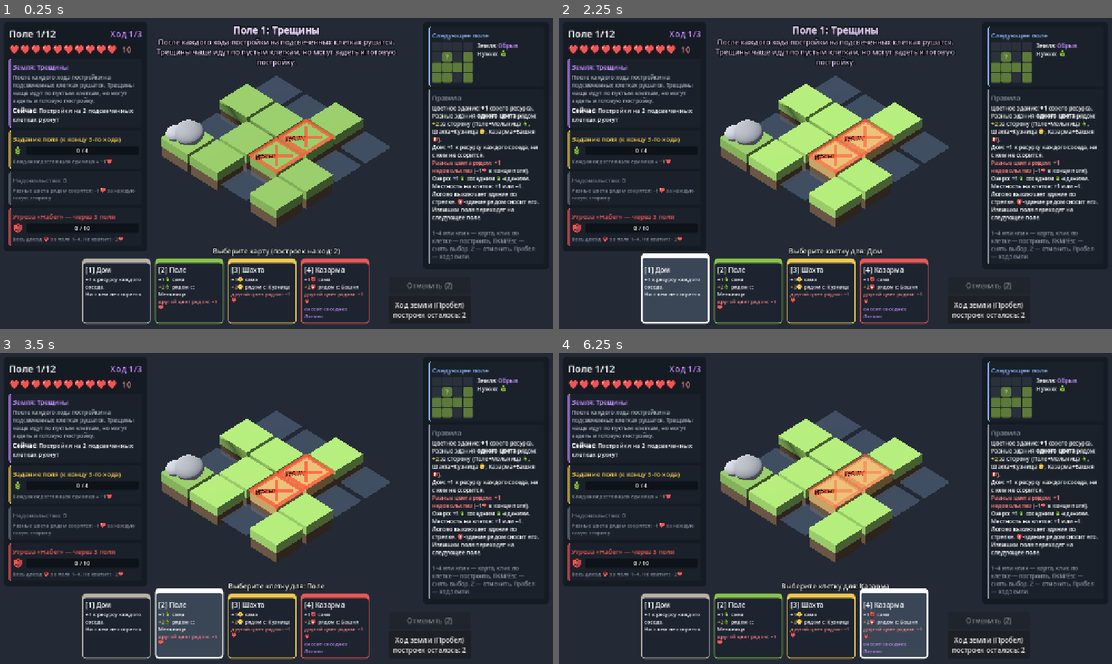
Above: before the commit, frames 1-4 (two rows, left to right).
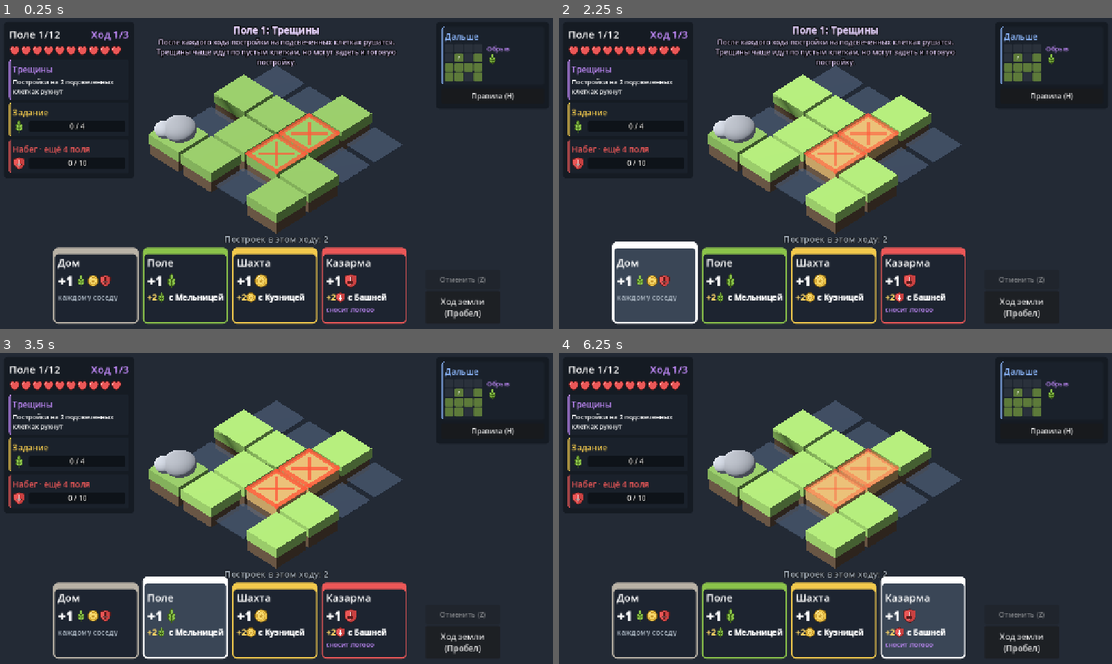
Above: after the commit, the same moments.

Repository: Klenart064/TinyBuilder
Game: Godot game, scene res://scenes/land.tscn
Same seed, same stepped clock (60 frames per second), same inputs: the game is played once before the commit and once after it.
Inputs (mouse positions are in pixels of both pictures, inside the frame that each line leads up to):
- Up to frame 1 (0.25 s): no input
- Up to frame 2 (2.25 s): click (1051, 95) at 0.5 s, where only the run after the commit has a clickable "Правила (H)"; click (1051, 95) at 1.25 s, where only the run after the commit has a clickable "Скрыть правила (H)"; click (675, 291) at 2.02 s
- Up to frame 3 (3.5 s): click (188, 626) at 2.77 s
- Up to frame 4 (6.25 s): click (653, 620) at 3.52 s; click (818, 626) at 4.27 s; click (747, 620) at 5.02 s; click (896, 626) at 5.77 s

The runs differ from the first frame. In frame 1, 21% of the frame differs, in the area x 1-98%, y 2-99%; in frame 2, 22%; in frame 3, 21%; in frame 4, 23%.

Commit message:
Проще интерфейс живой земли: крупные карты с иконками, меньше надписей
Карты больше, доход показан иконками («+1 [иконка]», «+2 [иконка] с Башней»).
Левая панель: только жизни, земля, задание и угроза полосками; описания — в подсказках.
Правила спрятаны за кнопку (H). На поле убраны текстовые подписи намерений.

Co-Authored-By: Claude Opus 5.5 <noreply@anthropic.com>
Claude-Session: https://claude.ai/code/session_01GWFi4cmEzcqoLhgq4Ji4Ad

Diff:
--- a/data/land/cards.json
+++ b/data/land/cards.json
@@ -6,13 +6,13 @@
     "force": { "name": "Сила",   "short": "силы",   "color": "#eb5757", "icon": "res://assets/icons/force.svg" }
   },
   "objects": {
-    "field":    { "name": "Поле",     "kind": "building", "color": "food",  "shape": "flat",  "tint": "#e3cf57", "height": 0.08 },
-    "mill":     { "name": "Мельница", "kind": "building", "color": "food",  "shape": "mill",  "tint": "#c8b8a0", "height": 0.9 },
-    "mine":     { "name": "Шахта",    "kind": "building", "color": "gold",  "shape": "mine",  "tint": "#6b5640", "height": 0.35 },
-    "smithy":   { "name": "Кузница",  "kind": "building", "color": "gold",  "shape": "box",   "tint": "#4a4a55", "height": 0.55 },
-    "barracks": { "name": "Казарма",  "kind": "building", "color": "force", "shape": "box",   "tint": "#a33b3b", "height": 0.5 },
-    "tower":    { "name": "Башня",    "kind": "building", "color": "force", "shape": "tower", "tint": "#8c8c9c", "height": 1.1 },
-    "house":    { "name": "Дом",      "kind": "building", "color": "grey",  "shape": "house", "tint": "#d9a066", "height": 0.45 },
+    "field":    { "name": "Поле", "with": "с Полем",     "kind": "building", "color": "food",  "shape": "flat",  "tint": "#e3cf57", "height": 0.08 },
+    "mill":     { "name": "Мельница", "with": "с Мельницей", "kind": "building", "color": "food",  "shape": "mill",  "tint": "#c8b8a0", "height": 0.9 },
+    "mine":     { "name": "Шахта", "with": "с Шахтой",    "kind": "building", "color": "gold",  "shape": "mine",  "tint": "#6b5640", "height": 0.35 },
+    "smithy":   { "name": "Кузница", "with": "с Кузницей",  "kind": "building", "color": "gold",  "shape": "box",   "tint": "#4a4a55", "height": 0.55 },
+    "barracks": { "name": "Казарма", "with": "с Казармой",  "kind": "building", "color": "force", "shape": "box",   "tint": "#a33b3b", "height": 0.5 },
+    "tower":    { "name": "Башня", "with": "с Башней",    "kind": "building", "color": "force", "shape": "tower", "tint": "#8c8c9c", "height": 1.1 },
+    "house":    { "name": "Дом", "with": "с Домом",      "kind": "building", "color": "grey",  "shape": "house", "tint": "#d9a066", "height": 0.45 },
 
     "rock":     { "name": "Камень",   "kind": "obstacle", "shape": "rock",  "tint": "#6f6f6f", "height": 0.5 },
     "lake":     { "name": "Озеро",    "kind": "obstacle", "shape": "lake",  "tint": "#3f86c7", "height": 0.05, "bonus_to_neighbors": { "food": 1 } },
--- a/scripts/view/land_main.gd
+++ b/scripts/view/land_main.gd
@@ -26,6 +26,7 @@
 var selected := -1
 var hover := -1
 var busy := false
+var show_rules := false
 
 # 3D
 var camera: Camera3D
@@ -102,7 +103,7 @@
 
 	camera = Camera3D.new()
 	camera.projection = Camera3D.PROJECTION_ORTHOGONAL
-	camera.size = 8.6
+	camera.size = 7.8
 	add_child(camera)
 	camera.position = Vector3(7, 8, 7) + Vector3(0.3, 0, 0.3)
 	camera.look_at(Vector3(0.3, 0, 0.3), Vector3.UP)
@@ -359,15 +360,13 @@
 
 func _terrain_label(i: int) -> void:
 	var t: Dictionary = data.terrain[run.field.terrain[i]]
-	var txt := ("+1" if int(t["bonus"]) > 0 else "−1")
-	if t["color"] != "any":
-		txt += " " + data.resources[t["color"]]["short"]
-	var lbl := _text_badge(txt, 22, Color("#f4f4f4") if int(t["bonus"]) > 0 else Color("#ffb0a0"))
-	lbl.render_priority = 3
-	lbl.outline_render_priority = 2
-	lbl.position = cell_pos(i) + Vector3(-0.25, 0.05, 0.3)
-	board_root.add_child(lbl)
-
+	var node: Node3D
+	if t["color"] == "any":
+		node = _text_badge("−1", 26, Color("#ffb0a0"))
+	else:
+		node = _make_badge({t["color"]: int(t["bonus"])}, 26, Color.WHITE, 3)
+	node.position = cell_pos(i) + Vector3(-0.28, 0.12, 0.28)
+	board_root.add_child(node)
 
 func _dim(node: Node3D) -> void:
 	if node == null:
@@ -457,11 +456,9 @@
 					_frame(j, Color("#ff9f43"), intent_root, false, 0.05)
 
 
-func _intent_label(i: int, text: String, color: Color) -> void:
-	var lbl := _text_badge(text, 26, color)
-	lbl.position = cell_pos(i) + Vector3(0, 0.25, 0.42)
-	intent_root.add_child(lbl)
-
+## Подписи намерений на поле убраны (видно по подсветке), имя оставлено для простоты.
+func _intent_label(_i: int, _text: String, _color: Color) -> void:
+	pass
 
 func _cross(i: int, color: Color) -> void:
 	var m := _glow_mat(color, 0.7)
@@ -769,13 +766,13 @@
 	root.mouse_filter = Control.MOUSE_FILTER_IGNORE
 	layer.add_child(root)
 
-	var left := _panel(root, 330)
+	var left := _panel(root, 300)
 	left.position = Vector2(12, 12)
 	info_box = VBoxContainer.new()
 	info_box.add_theme_constant_override("separation", 8)
 	left.add_child(info_box)
 
-	var right := _panel(root, 290)
+	var right := _panel(root, 260)
 	right.grow_horizontal = Control.GROW_DIRECTION_BEGIN
 	right.set_anchors_and_offsets_preset(Control.PRESET_TOP_RIGHT, Control.PRESET_MODE_MINSIZE, 12)
 	side_box = VBoxContainer.new()
@@ -797,6 +794,8 @@
 	hint_text.fit_content = true
 	hint_text.scroll_active = false
 	hint_text.mouse_filter = Control.MOUSE_FILTER_IGNORE
+	hint_text.add_theme_font_size_override("normal_font_size", 20)
+	hint_text.add_theme_font_size_override("bold_font_size", 20)
 	hint_text.add_theme_constant_override("outline_size", 6)
 	hint_text.add_theme_color_override("font_outline_color", Color.BLACK)
 	bottom.add_child(hint_text)
@@ -823,12 +822,14 @@
 	row.add_child(buttons)
 	undo_btn = Button.new()
 	undo_btn.text = "Отменить (Z)"
-	undo_btn.custom_minimum_size = Vector2(190, 40)
+	undo_btn.custom_minimum_size = Vector2(170, 44)
+	undo_btn.add_theme_font_size_override("font_size", 16)
 	undo_btn.focus_mode = Control.FOCUS_NONE
 	undo_btn.pressed.connect(_on_undo)
 	buttons.add_child(undo_btn)
 	end_btn = Button.new()
-	end_btn.custom_minimum_size = Vector2(190, 64)
+	end_btn.custom_minimum_size = Vector2(170, 76)
+	end_btn.add_theme_font_size_override("font_size", 19)
 	end_btn.focus_mode = Control.FOCUS_NONE
 	end_btn.pressed.connect(_on_end_turn)
 	buttons.add_child(end_btn)
@@ -919,7 +920,7 @@
 	return tr
 
 
-func _section(parent: VBoxContainer, title: String, color: Color) -> VBoxContainer:
+func _section(parent: VBoxContainer, title: String, color: Color, title_size: int = 15) -> VBoxContainer:
 	var p := PanelContainer.new()
 	var sb := StyleBoxFlat.new()
 	sb.bg_color = Color("#1a212b")
@@ -930,7 +931,7 @@
 	p.add_theme_stylebox_override("panel", sb)
 	var v := VBoxContainer.new()
 	v.add_theme_constant_override("separation", 4)
-	var l := _label(title, 15, color)
+	var l := _label(title, title_size, color)
 	l.autowrap_mode = TextServer.AUTOWRAP_WORD_SMART
 	v.add_child(l)
 	p.add_child(v)
@@ -941,12 +942,12 @@
 func _progress_row(res: String, have: int, need: int, extra: String = "") -> HBoxContainer:
 	var row := HBoxContainer.new()
 	row.add_theme_constant_override("separation", 8)
-	row.add_child(_icon_rect(_icon(res), 24))
+	row.add_child(_icon_rect(_icon(res), 30))
 	var bar := ProgressBar.new()
 	bar.show_percentage = false
 	bar.max_value = maxi(need, 1)
 	bar.value = mini(have, need)
-	bar.custom_minimum_size = Vector2(0, 22)
+	bar.custom_minimum_size = Vector2(0, 26)
 	bar.size_flags_horizontal = Control.SIZE_EXPAND_FILL
 	bar.size_flags_vertical = Control.SIZE_SHRINK_CENTER
 	var bg := StyleBoxFlat.new()
@@ -957,7 +958,7 @@
 	fill.set_corner_radius_all(4)
 	bar.add_theme_stylebox_override("background", bg)
 	bar.add_theme_stylebox_override("fill", fill)
-	var txt := _label("%d / %d%s%s" % [have, need, extra, "  ✔" if have >= need else ""], 13, Color.WHITE)
+	var txt := _label("%d / %d%s%s" % [have, need, extra, "  ✔" if have >= need else ""], 16, Color.WHITE)
 	txt.set_anchors_and_offsets_preset(Control.PRESET_FULL_RECT)
 	txt.horizontal_alignment = HORIZONTAL_ALIGNMENT_CENTER
 	txt.vertical_alignment = VERTICAL_ALIGNMENT_CENTER
@@ -1037,7 +1038,7 @@
 	_refresh_hint()
 	undo_btn.disabled = not run.can_undo() or busy
 	var last: bool = run.turn >= int(data.run["turns_per_field"])
-	end_btn.text = "%s (Пробел)\nпостроек осталось: %d" % ["Ход земли и итог" if last else "Ход земли", run.plays_left]
+	end_btn.text = "%s\n(Пробел)" % ("Ход земли и итог" if last else "Ход земли")
 	end_btn.disabled = busy or run.game_over
 
 
@@ -1046,34 +1047,35 @@
 	var sc: Dictionary = run.score()
 
 	var head := HBoxContainer.new()
-	head.add_child(_label("Поле %d/%d" % [run.field_index, int(data.run["fields_to_win"])], 22, Color.WHITE))
+	head.add_child(_label("Поле %d/%d" % [run.field_index, int(data.run["fields_to_win"])], 24, Color.WHITE))
 	var sp := Control.new()
 	sp.size_flags_horizontal = Control.SIZE_EXPAND_FILL
 	head.add_child(sp)
-	head.add_child(_label("Ход %d/%d" % [run.turn, int(data.run["turns_per_field"])], 20, Color("#c58cff")))
+	head.add_child(_label("Ход %d/%d" % [run.turn, int(data.run["turns_per_field"])], 24, LAND_COLOR))
 	info_box.add_child(head)
 
+	# Жизни: полупрозрачные сердца — столько снимет текущее недовольство
 	var hearts := HBoxContainer.new()
-	hearts.add_theme_constant_override("separation", 1)
+	hearts.add_theme_constant_override("separation", 0)
 	var heart: Texture2D = _icon_tex("res://assets/icons/heart.svg")
-	var max_l := int(data.run["lives"])
 	var danger := int(sc["discontent"])
-	for k in max_l:
-		var tr := _icon_rect(heart, 24)
+	for k in int(data.run["lives"]):
+		var tr := _icon_rect(heart, 26)
 		if k >= run.lives:
-			tr.modulate = Color(0.3, 0.3, 0.3, 0.6)
+			tr.modulate = Color(0.3, 0.3, 0.3, 0.5)
 		elif k >= run.lives - danger:
-			tr.modulate = Color(1, 1, 1, 0.45)
+			tr.modulate = Color(1, 1, 1, 0.35)
 		hearts.add_child(tr)
-	hearts.add_child(_label("  %d" % run.lives, 18, Color("#ff9a9a")))
 	info_box.add_child(hearts)
-
-	# Земля
+	if danger > 0:
+		info_box.add_child(_rich_line("[color=#ff8080]Разные цвета рядом: −%d%s в конце поля[/color]" % [danger, _heart_img(16)], 15))
+
+	# Земля: название и что она сделает сейчас (полное описание — в подсказке)
 	var ev: Dictionary = run.event_info()
-	var lb := _section(info_box, "Земля: %s" % ev.get("name", ""), LAND_COLOR)
-	lb.add_child(_rich_line("[color=#a9b4c0]%s[/color]" % ev.get("desc", ""), 13))
-	var last: bool = run.turn >= int(data.run["turns_per_field"])
-	lb.add_child(_rich_line("[b]Сейчас:[/b] %s%s" % [LandEvents.describe(run.intent), " — [color=#ff9f43]это последний ход, затем итог поля[/color]" if last else ""], 14))
+	var lb := _section(info_box, ev.get("name", ""), LAND_COLOR, 19)
+	lb.get_parent().tooltip_text = ev.get("desc", "")
+	lb.get_parent().mouse_filter = Control.MOUSE_FILTER_PASS
+	lb.add_child(_rich_line(LandEvents.describe(run.intent), 15))
 
 	# Задание поля
 	var prog: Dictionary = run.task_progress(sc)
@@ -1081,32 +1083,24 @@
 	for r in prog:
 		if prog[r]["have"] < prog[r]["need"]:
 			all_ok = false
-	var tb := _section(info_box, "Задание поля (к концу 3-го хода)", Color("#6fcf97") if all_ok else Color("#f2c94c"))
+	var tb := _section(info_box, "Задание", Color("#6fcf97") if all_ok else Color("#f2c94c"), 19)
 	for r in prog:
-		var p: Dictionary = prog[r]
-		tb.add_child(_progress_row(r, p["have"], p["need"], ("  (%d из запаса)" % p["carry"]) if p["carry"] > 0 else ""))
-	tb.add_child(_rich_line("[color=#8a96a3]Каждая недостающая единица = −1%s[/color]" % _heart_img(14), 12))
-
-	# Недовольство
-	var dc := int(sc["discontent"])
-	var db := _section(info_box, "Недовольство: %d" % dc, Color("#eb5757") if dc > 0 else Color("#6b7683"))
-	db.add_child(_rich_line("[color=#8a96a3]%s[/color]" % ("Разные цвета стоят рядом. В конце поля: −%d%s" % [dc, _heart_img(14)] if dc > 0 else "Разные цвета рядом ссорятся: −1%s за каждую такую сторону" % _heart_img(14)), 12))
+		tb.add_child(_progress_row(r, prog[r]["have"], prog[r]["need"]))
 
 	# Глобальная угроза
 	var g: Dictionary = run.global_threat()
-	var end_f: int = run.global_end_field()
-	var left: int = end_f - run.field_index
-	var when := "в конце этого поля!" if left == 0 else "через %d %s" % [left, _plural(left, "поле", "поля", "полей")]
-	var gb := _section(info_box, "Угроза «%s» — %s" % [g["name"], when], Color("#eb5757"))
+	var left: int = run.global_end_field() - run.field_index
+	var when := "это поле!" if left == 0 else "ещё %d %s" % [left + 1, _plural(left + 1, "поле", "поля", "полей")]
+	var gb := _section(info_box, "%s · %s" % [g["name"], when], Color("#eb5757"), 19)
+	gb.get_parent().tooltip_text = "Весь доход этого ресурса за поля %d–%d. Не хватит — минус %d жизни." % [run.global_start, run.global_end_field(), int(g.get("penalty", 3))]
+	gb.get_parent().mouse_filter = Control.MOUSE_FILTER_PASS
 	var cur := int(run.global_progress) + int(sc["total"].get(g["resource"], 0))
 	gb.add_child(_progress_row(g["resource"], cur, int(g["need"])))
-	gb.add_child(_rich_line("[color=#8a96a3]Весь доход %s за поля %d–%d. Не хватит: −%d%s[/color]" % [_img(g["resource"], 14), run.global_start, end_f, int(g.get("penalty", 3)), _heart_img(14)], 12))
-
 
 func _refresh_side() -> void:
 	_clear(side_box)
 	var nf: Dictionary = run.next_field
-	var sb := _section(side_box, "Следующее поле", Color("#8ab4f8"))
+	var sb := _section(side_box, "Дальше", Color("#8ab4f8"), 19)
 	var row := HBoxContainer.new()
 	row.add_theme_constant_override("separation", 10)
 	sb.add_child(row)
@@ -1118,38 +1112,52 @@
 	var f = nf["field"]
 	for i in LandField.N:
 		var cell := PanelContainer.new()
-		cell.custom_minimum_size = Vector2(22, 22)
+		cell.custom_minimum_size = Vector2(20, 20)
 		var st := StyleBoxFlat.new()
 		st.set_corner_radius_all(3)
 		st.bg_color = Color("#5d7a3a") if f.exists[i] else Color("#2a313b")
 		cell.add_theme_stylebox_override("panel", st)
 		if f.exists[i] and f.content[i] != "":
-			var q := _label("?", 13, Color.WHITE)
+			var q := _label("?", 12, Color.WHITE)
 			q.horizontal_alignment = HORIZONTAL_ALIGNMENT_CENTER
 			cell.add_child(q)
 		grid.add_child(cell)
 	var nev: Dictionary = data.events.get(nf["event"], {})
 	var res_icons := ""
 	for r in nf["task"]:
-		res_icons += _img(r, 20) + " "
-	row.add_child(_rich_line("Земля: [color=#c58cff]%s[/color]\nНужно: %s" % [nev.get("name", ""), res_icons], 13))
-	row.get_child(1).size_flags_horizontal = Control.SIZE_EXPAND_FILL
-
-	var rb := _section(side_box, "Правила", Color("#8a96a3"))
-	var food := _img("food", 14)
-	var gold := _img("gold", 14)
-	var force := _img("force", 14)
+		res_icons += _img(r, 26) + " "
+	var info := _rich_line("[color=#c58cff]%s[/color]\n%s" % [nev.get("name", ""), res_icons], 15)
+	info.size_flags_horizontal = Control.SIZE_EXPAND_FILL
+	row.add_child(info)
+
+	var help_btn := Button.new()
+	help_btn.text = "Скрыть правила (H)" if show_rules else "Правила (H)"
+	help_btn.focus_mode = Control.FOCUS_NONE
+	help_btn.custom_minimum_size = Vector2(0, 36)
+	help_btn.pressed.connect(_toggle_rules)
+	side_box.add_child(help_btn)
+	if not show_rules:
+		return
+	var rb := _section(side_box, "Правила", Color("#8a96a3"), 16)
+	var food := _img("food", 16)
+	var gold := _img("gold", 16)
+	var force := _img("force", 16)
 	var t := ""
-	t += "Цветное здание: [b]+1[/b] своего ресурса.\n"
-	t += "Разные здания [b]одного цвета[/b] рядом: [color=#ffd866]+2[/color] за сторону (Поле+Мельница %s, Шахта+Кузница %s, Казарма+Башня %s).\n" % [food, gold, force]
-	t += "Дом: +1 к ресурсу каждого соседа, ни с кем не ссорится.\n"
-	t += "[color=#ff8080]Разные цвета рядом: +1 недовольство[/color] (−1%s в конце поля).\n" % _heart_img(12)
-	t += "Озеро: +1%s соседним %s-зданиям. Местность на клетке: +1 или −1.\n" % [food, food]
-	t += "Логово выключает здание по стрелке. %s-здание рядом сносит его.\n" % force
-	t += "Излишки поля переходят на следующее поле.\n"
-	t += "\n[color=#8a96a3]1–4 или клик — карта, клик по клетке — построить, ПКМ/Esc — снять выбор, Z — отменить, Пробел — ход земли.[/color]"
+	t += "Здание: [b]+1[/b] своего цвета.\n"
+	t += "[color=#ffd866]+2[/color] за сторону с другим зданием своего цвета:\n  Поле+Мельница %s\n  Шахта+Кузница %s\n  Казарма+Башня %s\n" % [food, gold, force]
+	t += "Дом: +1 каждому соседу, не ссорится.\n"
+	t += "[color=#ff8080]Разные цвета рядом: −1%s[/color] в конце поля.\n" % _heart_img(14)
+	t += "Не хватило задания: −1%s за штуку.\n" % _heart_img(14)
+	t += "Озеро: +1%s соседям.\n" % food
+	t += "Логово выключает здание по стрелке, %s рядом сносит его.\n" % force
+	t += "Излишки идут на следующее поле.\n"
+	t += "[color=#8a96a3]1–4 карта, ПКМ снять, Z отмена[/color]"
 	rb.add_child(_rich_line(t, 13))
 
+
+func _toggle_rules() -> void:
+	show_rules = not show_rules
+	_refresh_side()
 
 func _refresh_hand() -> void:
 	_clear(hand_box)
@@ -1160,7 +1168,7 @@
 func _card_button(i: int, id: String) -> Button:
 	var col: String = data.color_of(id)
 	var btn := Button.new()
-	btn.custom_minimum_size = Vector2(158, 150)
+	btn.custom_minimum_size = Vector2(196, 176)
 	btn.focus_mode = Control.FOCUS_NONE
 	btn.disabled = run.plays_left <= 0 or busy
 	var res_col := Color(_res_color(col))
@@ -1173,11 +1181,11 @@
 		if state == "disabled":
 			sb.bg_color = Color("#161b23")
 		sb.border_color = Color.WHITE if sel else res_col
-		sb.set_border_width_all(4 if sel else 2)
-		sb.border_width_top = 10
-		sb.set_corner_radius_all(8)
+		sb.set_border_width_all(4 if sel else 3)
+		sb.border_width_top = 16
+		sb.set_corner_radius_all(10)
 		if sel:
-			sb.expand_margin_top = 12
+			sb.expand_margin_top = 14
 		btn.add_theme_stylebox_override(state, sb)
 	btn.pressed.connect(_select.bind(i))
 
@@ -1185,27 +1193,27 @@
 	margin.set_anchors_preset(Control.PRESET_FULL_RECT)
 	margin.mouse_filter = Control.MOUSE_FILTER_IGNORE
 	for side in ["left", "right", "bottom"]:
-		margin.add_theme_constant_override("margin_" + side, 8)
-	margin.add_theme_constant_override("margin_top", 14)
+		margin.add_theme_constant_override("margin_" + side, 10)
+	margin.add_theme_constant_override("margin_top", 18)
 	btn.add_child(margin)
 	var v := VBoxContainer.new()
 	v.mouse_filter = Control.MOUSE_FILTER_IGNORE
-	v.add_theme_constant_override("separation", 2)
+	v.add_theme_constant_override("separation", 4)
 	margin.add_child(v)
-	v.add_child(_label("[%d] %s" % [i + 1, data.obj_name(id)], 16, Color.WHITE))
-	var t := ""
+	var title := _label(data.obj_name(id), 24, Color.WHITE)
+	v.add_child(title)
 	if col == "grey":
-		t = "+1 к ресурсу каждого соседа.\nНи с кем не ссорится."
+		v.add_child(_rich_line("[font_size=30][b]+1[/b][/font_size] %s%s%s" % [_img("food", 28), _img("gold", 28), _img("force", 28)], 18))
+		v.add_child(_rich_line("[color=#a9b4c0]каждому соседу[/color]", 17))
 	else:
+		v.add_child(_rich_line("[font_size=30][b]+1[/b][/font_size] %s" % _img(col, 34), 18))
 		var partners := []
 		for p in data.pair_partners(id):
-			partners.append(data.obj_name(p))
-		t = "+1%s сама\n[color=#ffd866]+2%s[/color] рядом с: %s\n[color=#ff8080]другой цвет рядом: −1[/color]%s" % [_img(col, 14), _img(col, 14), ", ".join(partners), _heart_img(12)]
+			partners.append(data.objects[p].get("with", data.obj_name(p)))
+		v.add_child(_rich_line("[color=#ffd866][b]+2[/b][/color]%s [b]%s[/b]" % [_img(col, 24), ", ".join(partners)], 18))
 		if col == "force":
-			t += "\n[color=#c58cff]сносит соседнее Логово[/color]"
-	v.add_child(_rich_line(t, 12))
+			v.add_child(_rich_line("[color=#c58cff]сносит Логово[/color]", 15))
 	return btn
-
 
 func _refresh_hint() -> void:
 	var s := ""
@@ -1213,55 +1221,34 @@
 	if busy:
 		s = "[color=#c58cff]Ходит земля…[/color]"
 	elif run.plays_left <= 0:
-		s = "Постройки на этот ход закончились — нажмите [b]Ход земли[/b] (Пробел)"
-	elif selected >= 0 and selected < run.hand.size():
+		s = "Нажмите [b]Ход земли[/b]"
+	elif selected >= 0 and selected < run.hand.size() and f.is_free(hover):
 		var id: String = run.hand[selected]
-		if f.is_free(hover):
-			var before: Dictionary = run.score()
-			var g = f.clone()
-			var razed: Array = g.place_building(data, hover, id)
-			var after: Dictionary = g.score(data)
-			var d := {}
-			for r in data.resources:
-				d[r] = int(after["total"].get(r, 0)) - int(before["total"].get(r, 0))
-			s = "%s сюда: доход %s" % [data.obj_name(id), _fmt(d, true)]
-			var dd := int(after["discontent"]) - int(before["discontent"])
-			if dd > 0:
-				s += ", [color=#ff8080]недовольство +%d[/color]" % dd
-			if not razed.is_empty():
-				s += ", [color=#7dffa0]Логово будет снесено[/color]"
-			if LandEvents.endangers(run.intent, hover):
-				s += "  [color=#ff5a3c][b]Осторожно: земля уничтожит эту постройку![/b][/color]"
-		elif hover >= 0:
-			s = "[color=#eb5757]Сюда строить нельзя[/color]"
+		var before: Dictionary = run.score()
+		var g = f.clone()
+		var razed: Array = g.place_building(data, hover, id)
+		var after: Dictionary = g.score(data)
+		var d := {}
+		for r in data.resources:
+			d[r] = int(after["total"].get(r, 0)) - int(before["total"].get(r, 0))
+		s = _fmt(d, true)
+		var dd := int(after["discontent"]) - int(before["discontent"])
+		if dd > 0:
+			s += "   [color=#ff8080]−%d[/color]%s" % [dd, _heart_img(20)]
+		if not razed.is_empty():
+			s += "   [color=#7dffa0]Логово снесено[/color]"
+		if LandEvents.endangers(run.intent, hover):
+			s += "   [color=#ff5a3c][b]земля это разрушит![/b][/color]"
+	elif selected < 0 and hover >= 0 and f.exists[hover] and data.is_building(f.content[hover]):
+		var cellinfo: Dictionary = run.score()["cells"][hover]
+		s = data.obj_name(f.content[hover]) + ": "
+		if hover in run.score()["disabled"]:
+			s += "[color=#c0c0c0]выключено Логовом[/color]"
 		else:
-			s = "Выберите клетку для: %s" % data.obj_name(id)
-	elif hover >= 0 and f.exists[hover] and f.content[hover] != "":
-		var id: String = f.content[hover]
-		s = data.obj_name(id)
-		if data.is_building(id):
-			var cellinfo: Dictionary = run.score()["cells"][hover]
-			if hover in run.score()["disabled"]:
-				s += ": [color=#c0c0c0]выключено Логовом[/color]"
-			else:
-				s += ": %s" % _fmt(cellinfo["yield"], true)
-				if not cellinfo["notes"].is_empty():
-					s += " [color=#8a96a3](%s)[/color]" % ", ".join(cellinfo["notes"])
-		elif id == "lake":
-			s += ": +1%s соседним %s-зданиям" % [_img("food", 16), _img("food", 16)]
-		elif id == "lair":
-			s += ": выключает здание по стрелке. Поставьте рядом %s-здание, чтобы снести." % _img("force", 16)
-		elif id == "rock":
-			s += ": просто занимает клетку"
-	elif hover >= 0 and f.exists[hover] and f.terrain[hover] != "":
-		var t: Dictionary = data.terrain[f.terrain[hover]]
-		s = "%s: %s" % [t["name"], ("+1 %s-зданию" % _img(t["color"], 16)) if int(t["bonus"]) > 0 else "−1 любому цветному зданию"]
+			s += _fmt(cellinfo["yield"], true)
 	else:
-		s = "Выберите карту (построек на ход: %d)" % run.plays_left
+		s = "[color=#a9b4c0]Построек в этом ходу: %d[/color]" % run.plays_left
 	hint_text.text = "[center]%s[/center]" % s
-
-
-# ---------------------------------------------------------------- Ввод
 
 func _select(i: int) -> void:
 	if overlay.visible or busy or run.plays_left <= 0:
@@ -1300,6 +1287,8 @@
 				_update_hover()
 			KEY_Z:
 				_on_undo()
+			KEY_H:
+				_toggle_rules()
 			KEY_SPACE, KEY_ENTER:
 				_on_end_turn()
 
--- a/tests/land_screenshot.gd
+++ b/tests/land_screenshot.gd
@@ -65,6 +65,10 @@
 	main._full_refresh()
 	await _frames(8)
 	_save("land_board.png")
+	main._toggle_rules()
+	await _frames(5)
+	_save("land_rules.png")
+	main._toggle_rules()
 	main._new_run(4)
 	main.toast.visible = false
 	# Ход земли с анимацией и итог поля
Binary file changed: docs/land_screenshot.png
